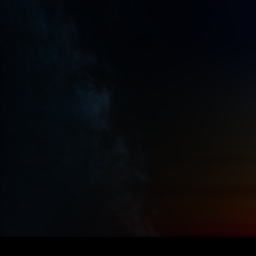
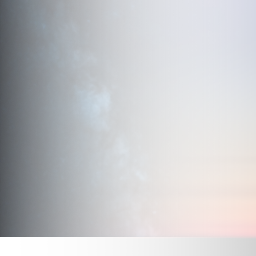
Revision of a layered 256×256 image; what changed, layer by layer:
removed layer "Layer" over [0, 0, 256, 256]
